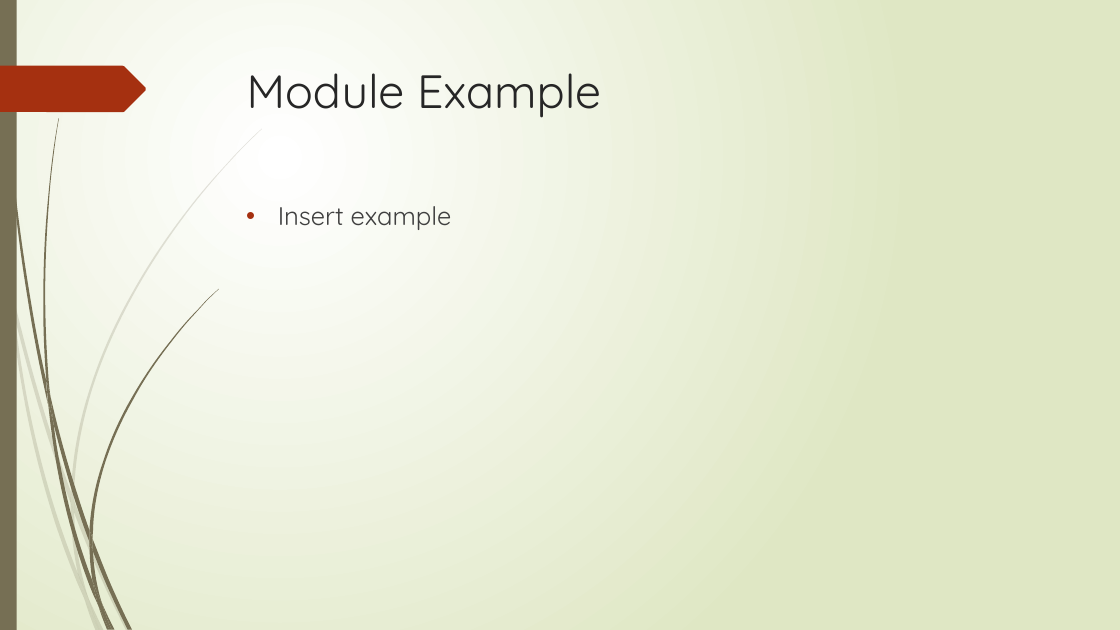
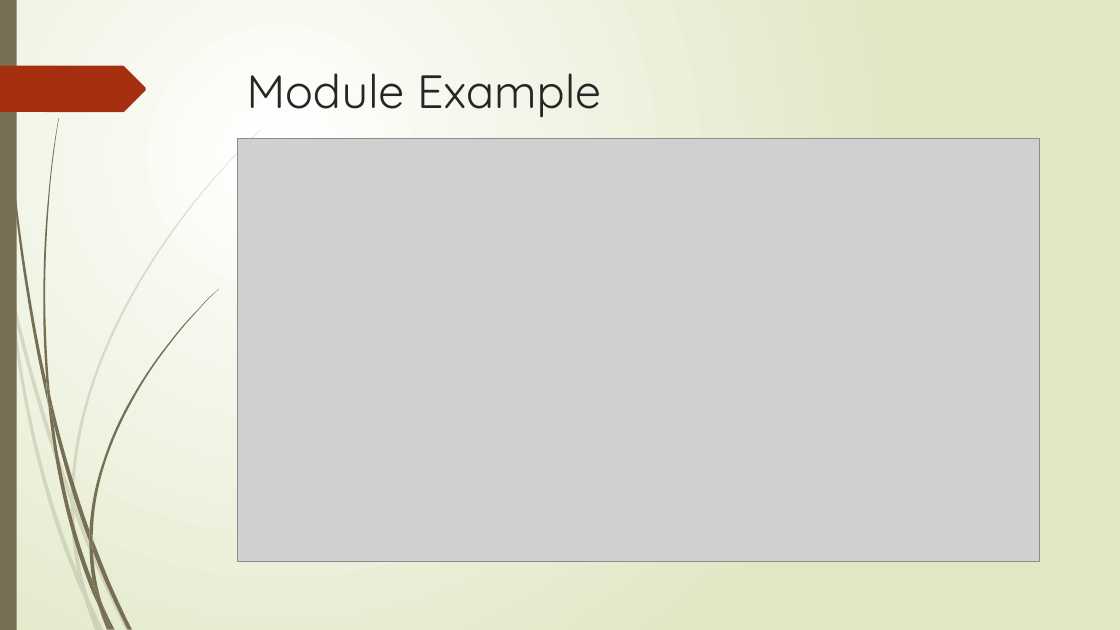
Before and after one commit to cs480GroupCAKE/PIEWebsite, a slide deck: slide 5 of Presentation/Presentation Two/PresentationRevised.pptx (slide 6 before the commit). Drawn at 1120x630 pixels with LibreOffice and Linux fonts; fonts in the diff are those of the drawing; grey boxes stand for pictures. Boxes give left, top, right and bottom in pixels: in the first picture for what was removed or moved away, otherwise in the second. Text is boxed around its words. In the diff, an @@ line names an element or a change of style, - is before the commit and + after.

```diff
--- a/Presentation/Presentation Two/PresentationRevised.pptx
+++ b/Presentation/Presentation Two/PresentationRevised.pptx
@@ picture added at (238, 139, 1039, 562) @@
@@ text removed at (278, 206, 452, 230) @@
-• Insert example
```
Also in this commit, not shown: 1 other slide changed, 1 other file.
